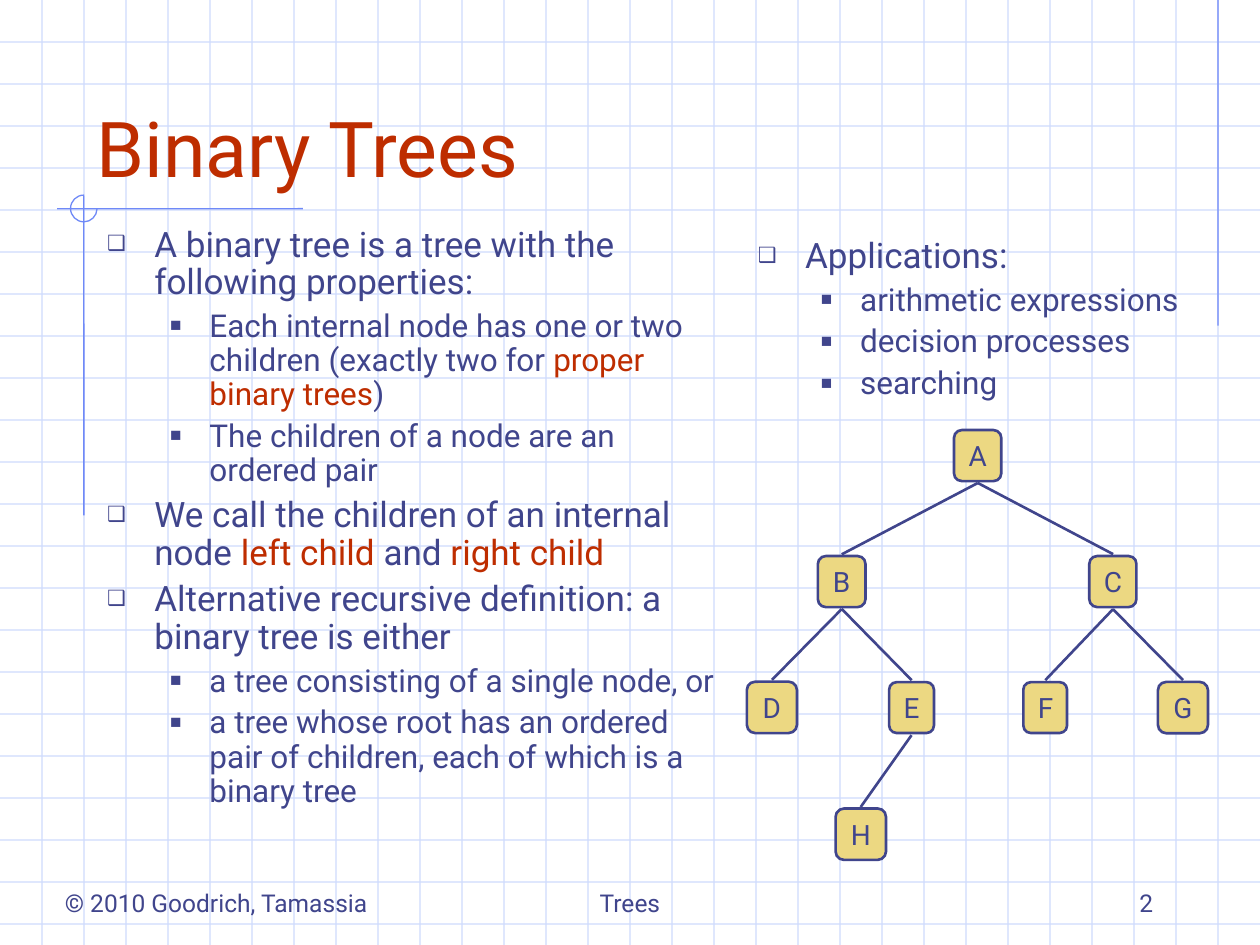
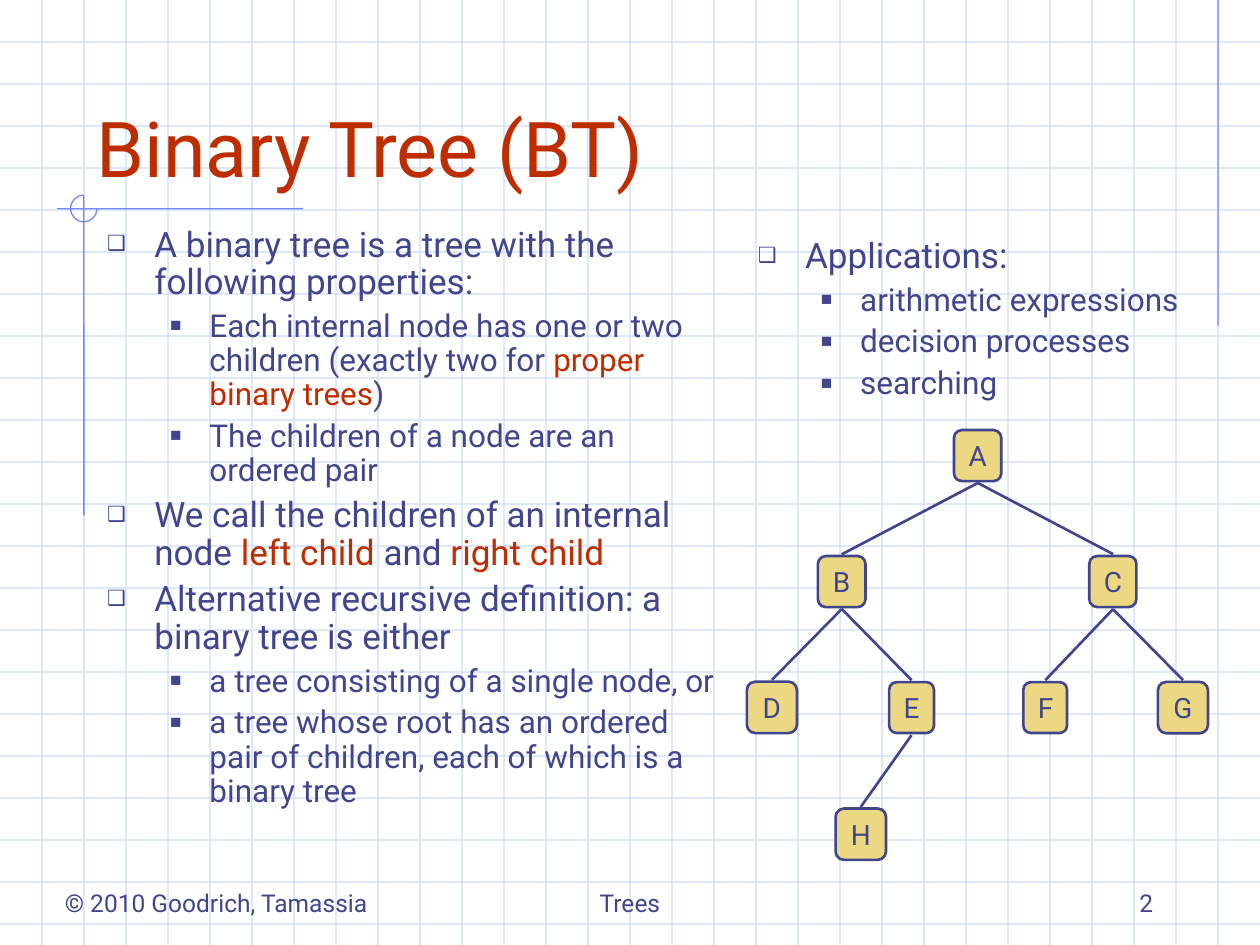
Before and after one commit to ShihKaiHo/DSA, a slide deck: slide 2 of 7.3-binaryTrees.ppt. Drawn at 1260x945 pixels with LibreOffice and Linux fonts; fonts in the diff are those of the drawing; background and template pictures are left out. Boxes give left, top, right and bottom in pixels: in the first picture for what was removed or moved away, otherwise in the second. Text is boxed around its words. In the diff, an @@ line names an element or a change of style, - is before the commit and + after.

```diff
--- a/7.3-binaryTrees.ppt
+++ b/7.3-binaryTrees.ppt
@@ title at bbox=[97, 115, 644, 195]: text changed @@
-Binary Trees
+Binary Tree (BT)
```
Also in this commit, not shown: 8 other slides changed, 5 slides added, 15 other files.
